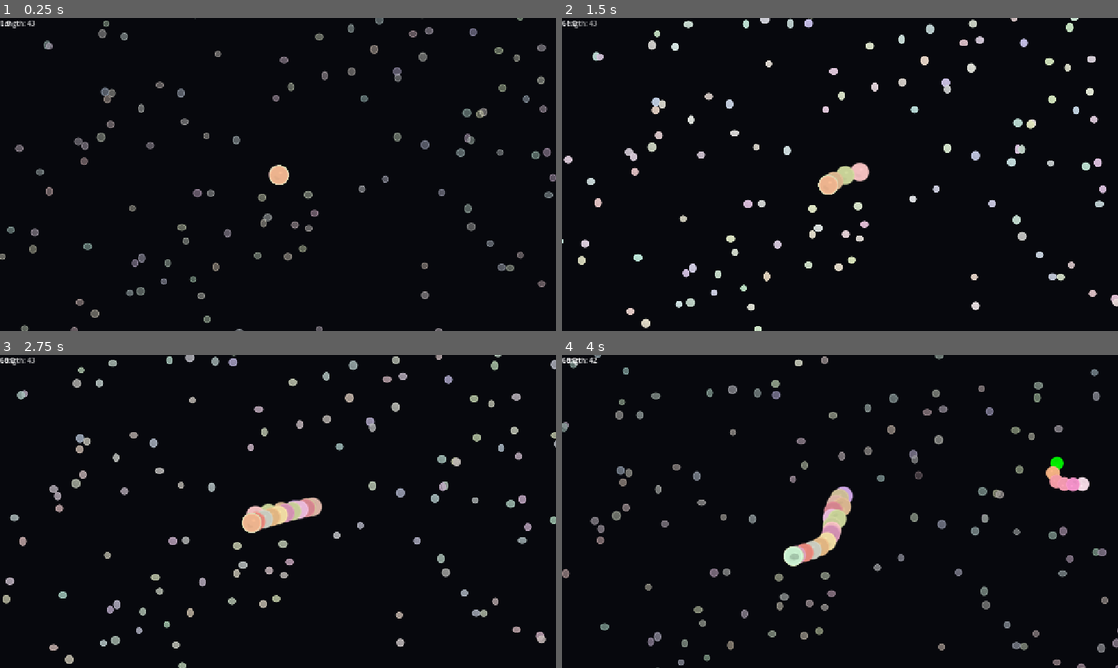
Above: before the commit, frames 1-4 (two rows, left to right).
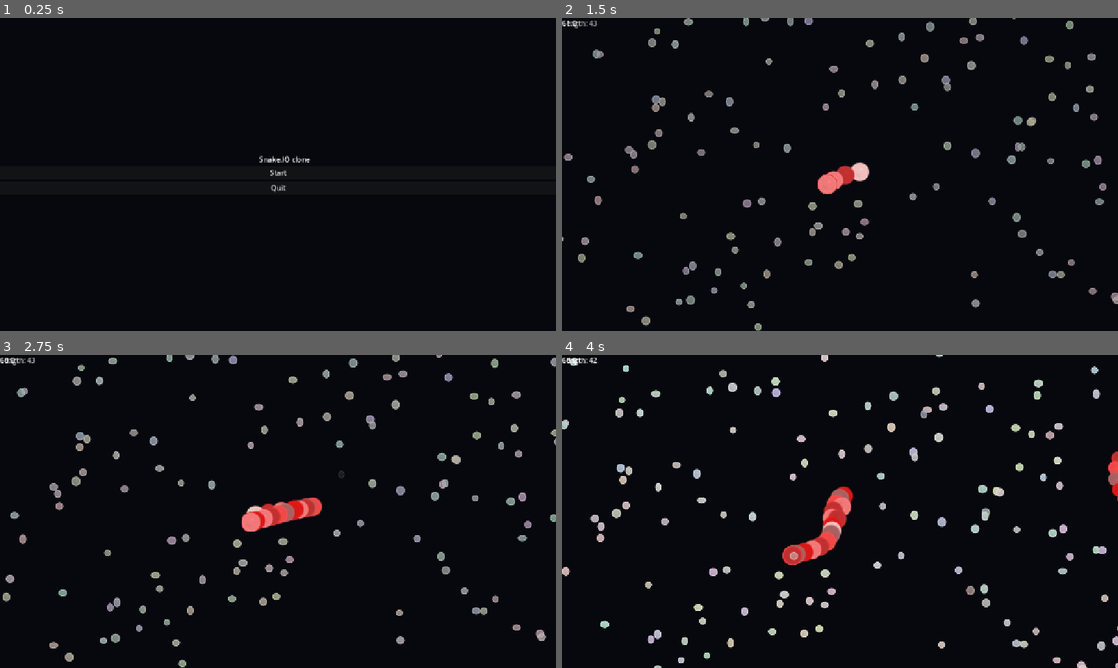
Above: after the commit, the same moments.

Repository: NotDomino/snake.io-clone
Game: Godot game, scene res://menu.tscn
The game is run twice, just before and just after one commit, with the same random seed, the same clock (stepped at 60 frames per second) and the same inputs. Before the commit the project starts from res://main.tscn.
Inputs (mouse positions are in pixels of both pictures, inside the frame that each line leads up to):
- Up to frame 1 (0.25 s): no input
- Up to frame 2 (1.5 s): click (840, 171) at 0.5 s, where only the run after the commit has a clickable "Start"; move the mouse to (962, 158) at 1.27 s; click (962, 158) at 1.42 s
- Up to frame 3 (2.75 s): move the mouse to (166, 527) at 2.02 s; click (166, 527) at 2.17 s
- Up to frame 4 (4 s): move the mouse to (895, 442) at 2.77 s; click (895, 442) at 2.92 s; move the mouse to (812, 574) at 3.52 s; click (812, 574) at 3.67 s

The runs differ from the first frame. In frame 1, 3.5% of the frame differs, in the area x 0-100%, y 0-100%; in frame 2, 4.9%; in frame 3, 4.2%; in frame 4, 6.4%.

Commit message:
Combined some stuff

Diff:
--- a/enemy.gd
+++ /dev/null
@@ -1,162 +0,0 @@
-extends Area2D
-
-signal died  # For future game over handling
-
-@export var segment_scene: PackedScene  # Assign body_segment.tscn in Inspector
-
-var parent: Node  # Cache for add_segment perf
-var body_segments = []  # Array for tail nodes later
-
-var points: int = 0  # Total eaten; drives scale/growth
-var next_growth_cost: int = 1  # Starts low; increases per segment
-var growth_multiplier: float = 1.2  # Exponent base; tweak for balance (1.1-1.5)
-
-var speed = 300  # Pixels per second, optimized for smooth web perf
-var base_speed = speed
-var boost_speed = 450
-var is_boosting = false
-var drain_rate: float = 5.0  # Segments/points per sec; tweak for balance (web-opt float accum vs int ticks)
-var drain_accum: float = 0.0  # Delta-based for smooth web frames
-
-var direction = Vector2.RIGHT
-var segment_size = 16
-var next_direction = direction
-var follow_speed: float = speed / segment_size
-var ai_timer: Timer
-var target_pos: Vector2 = position
-var wander_angle: float = 0.0
-var is_dying: bool = false  # Flag avoids double-die signals on mutual head-head
-
-
-
-func _ready() -> void:
-	parent = get_parent()
-	ai_timer = Timer.new()
-	ai_timer.wait_time = 0.2
-	ai_timer.autostart = true
-	ai_timer.timeout.connect(_update_ai_target)
-	add_child(ai_timer)
-	add_to_group("SnakeHead")
-	add_to_group("Enemy")  # Optional for other logic
-	for seg in body_segments:
-		seg.add_to_group("SnakeBody")
-		seg.add_to_group("EnemyBody")  # If needed separately
-	area_entered.connect(_on_area_entered)
-	area_exited.connect(_on_area_exited)
-
-
-func _physics_process(delta):
-	var target_dir = (target_pos - position).normalized()
-	if target_dir != Vector2.ZERO:
-		next_direction = target_dir.lerp(direction, 0.1)  # Smooth turn for natural AI feel; web-vec opt
-	direction = next_direction
-
-	if position.distance_to(target_pos) < 200 and randf() < 0.05 * delta: speed = boost_speed
-	else: speed = base_speed  # Rare near-food dashes for playful aggression
-
-	if is_boosting:
-		drain_accum += drain_rate * delta
-		while drain_accum >= 1.0:  # Batch drain if laggy frames; opt for rare instantiate
-			var lost_seg = body_segments.pop_back()
-			var spawn_pos = lost_seg.position if lost_seg else position  # Tail-safe
-			lost_seg.queue_free()
-			drain_accum -= 1.0
-			spawn_trail_food(spawn_pos, 1)  # Value matches loss; define below
-
-	rotation = direction.angle()  # Head faces movement
-	position += direction * speed * delta
-	update_body_segments(delta) # Makes body segments follow
-
-
-func spawn_trail_food(pos: Vector2, value: int):
-	var food = parent.food_scene.instantiate()  # Reuse main's @export; low-instantiate rate
-	food.position = pos
-	food.food_value = value
-	food.scale *= 0.7  # Smaller trail dots for visual cue; web-light scale
-	parent.add_child(food)
-
-
-func update_body_segments(delta):
-	var prev_pos = position
-	var prev_dir = direction
-	for seg in body_segments:
-		var target_dir = (prev_pos - seg.position).normalized()
-		if target_dir != Vector2.ZERO:
-			seg.rotation = target_dir.angle()  # Rotate to face movement for curved worm look
-		var distance = seg.position.distance_to(prev_pos)
-		if distance > segment_size:
-			seg.position = seg.position.lerp(prev_pos - target_dir * segment_size, follow_speed * delta)
-
-		prev_pos = seg.position
-		prev_dir = target_dir
-
-
-func add_segment():
-	var new_seg = segment_scene.instantiate()
-	if body_segments.is_empty():
-		new_seg.position = position
-	else:
-		new_seg.position = body_segments.back().position
-
-	new_seg.snake = self
-	new_seg.add_to_group("SnakeBody")
-
-	body_segments.append(new_seg)
-	var new_scale = 1.0 + (body_segments.size() * 0.01)  # Linear girth; caps ~2x at 100 length, tweak 0.005-0.02
-	modulate = Color(1, 1 - (body_segments.size() * 0.005), 1 - (body_segments.size() * 0.005))  # Reddens as grows for 'heated' playful menace, zero-cost tint ramp
-	scale = Vector2(new_scale, new_scale)
-	for seg in body_segments:
-		seg.scale = Vector2(new_scale, new_scale)
-	new_seg.modulate = Color(1, randf_range(0.5,1), randf_range(0.5,1))  # Pastel hues
-	parent.add_child(new_seg)
-	var eat_tween = create_tween()
-	eat_tween.tween_property(self, "scale", Vector2(1.2, 1.2), 0.1)
-	eat_tween.tween_property(self, "scale", Vector2(1.0, 1.0), 0.1)
-
-
-
-func _on_area_entered(area: Area2D):
-	if is_dying: return
-	if area.is_in_group("SnakeBody") and area.snake != self:
-		is_dying = true
-		died.emit()
-		var burst_tween = create_tween(); for seg in body_segments:
-			burst_tween.parallel().tween_property(seg, "modulate:a", 0, 0.3);
-			burst_tween.parallel().tween_property(seg, "scale", Vector2(1.5,1.5), 0.3)  # Playful fade-pop anim before free, low-cost parallel
-	elif area.is_in_group("SnakeHead") and area != self:
-		is_dying = true
-		died.emit()
-		area.died.emit()  # Mutual; flag prevents chain loops
-		var burst_tween = create_tween(); for seg in body_segments:
-			burst_tween.parallel().tween_property(seg, "modulate:a", 0, 0.3);
-			burst_tween.parallel().tween_property(seg, "scale", Vector2(1.5,1.5), 0.3)  # Playful fade-pop anim before free, low-cost parallel
-	if area.is_in_group("Food"):
-		area.queue_free()
-		get_parent().foods.erase(area)  # Cache remove; fast array
-		points += area.food_value
-		while points >= next_growth_cost:
-			add_segment()
-			points -= next_growth_cost
-			next_growth_cost = int(next_growth_cost * growth_multiplier) + 1  # Min +1 avoids stall; web-int math fast
-
-
-func _on_area_exited(area: Area2D):
-	if area.name == "ArenaBoundary":
-		died.emit()
-		queue_free()  # Temp; add particle burst later for playful death
-
-
-func _update_ai_target():
-	var foods = get_parent().foods  # Cache access; fast
-	if foods.is_empty():
-		wander_angle += randf_range(-PI/4, PI/4)
-		target_pos = position + direction * 100 + Vector2(cos(wander_angle), sin(wander_angle)) * 50
-	else:
-		var nearest_food = foods[0]
-		var min_dist_sq = position.distance_squared_to(nearest_food.position)
-		for food in foods.slice(1):
-			var dist_sq = position.distance_squared_to(food.position)
-			if dist_sq < min_dist_sq:
-				min_dist_sq = dist_sq
-				nearest_food = food
-		target_pos = nearest_food.position
--- a/enemy.tscn
+++ b/enemy.tscn
@@ -1,7 +1,6 @@
-[gd_scene load_steps=6 format=3 uid="uid://d4jadokw86g2p"]
+[gd_scene load_steps=5 format=3 uid="uid://d4jadokw86g2p"]
 
-[ext_resource type="Script" uid="uid://b8jxnhiliuqk0" path="res://enemy.gd" id="1_qi2p4"]
-[ext_resource type="PackedScene" uid="uid://pejy3klv2ash" path="res://body_segment.tscn" id="2_epg4t"]
+[ext_resource type="Script" uid="uid://b8jxnhiliuqk0" path="res://enemy_snake.gd" id="1_qi2p4"]
 [ext_resource type="Texture2D" uid="uid://cvvx6ow7gy8jd" path="res://white_circle_ring.png" id="3_3yqyl"]
 [ext_resource type="Texture2D" uid="uid://bdktmrdsr8juy" path="res://white_inner_circle.png" id="4_wujgv"]
 
@@ -12,7 +11,6 @@
 y_sort_enabled = true
 collision_layer = 2
 script = ExtResource("1_qi2p4")
-segment_scene = ExtResource("2_epg4t")
 
 [node name="CollisionShape2D" type="CollisionShape2D" parent="."]
 shape = SubResource("CircleShape2D_4c57u")
--- /dev/null
+++ b/enemy_snake.gd
@@ -0,0 +1,42 @@
+extends Snake
+
+var ai_timer: Timer
+var target_pos: Vector2 = position
+var wander_angle: float = 0.0
+
+
+func _ready() -> void:
+	super._ready()
+	ai_timer = Timer.new()
+	ai_timer.wait_time = 0.2
+	ai_timer.autostart = true
+	ai_timer.timeout.connect(_update_ai_target)
+	add_child(ai_timer)
+	add_to_group("Enemy")  # Optional
+
+
+func _physics_process(delta):
+	var target_dir = (target_pos - position).normalized()
+	if target_dir != Vector2.ZERO:
+		next_direction = target_dir.lerp(direction, 0.1)
+	if position.distance_to(target_pos) < 200 and randf() < 0.05 * delta:
+		speed = boost_speed
+	else:
+		speed = base_speed
+	super._physics_process(delta)
+
+
+func _update_ai_target():
+	var foods = get_parent().foods
+	if foods.is_empty():
+		wander_angle += randf_range(-PI/4, PI/4)
+		target_pos = position + direction * 100 + Vector2(cos(wander_angle), sin(wander_angle)) * 50
+	else:
+		var nearest_food = foods[0]
+		var min_dist_sq = position.distance_squared_to(nearest_food.position)
+		for food in foods.slice(1):
+			var dist_sq = position.distance_squared_to(food.position)
+			if dist_sq < min_dist_sq:
+				min_dist_sq = dist_sq
+				nearest_food = food
+		target_pos = nearest_food.position
--- a/food.gd
+++ b/food.gd
@@ -3,6 +3,8 @@
 
 @onready var white_inner_circle: Sprite2D = $WhiteInnerCircle
 @onready var white_circle_ring: Sprite2D = $WhiteCircleRing
+
+
 
 var initial_pos: Vector2
 var wiggle_phase: float = randf() * TAU  # Random start per food for desync variety
--- a/main.gd
+++ b/main.gd
@@ -14,6 +14,9 @@
 
 var target_food_density: int = 1  # Per 100x100 area; tweak for playful scatter without web node overload (aim <500 total)
 var center_bonus: float = 3.0  # Max density multiplier at exact center; tweak 2-5 for balance
+
+
+
 
 
 func _ready():
@@ -76,6 +79,7 @@
 	var angle = randf() * TAU
 	var dist = sqrt(randf()) * arena_radius * 0.8
 	enemy.position = arena_center + Vector2(cos(angle), sin(angle)) * dist
+	enemy.skin_hue_offset = randi_range(0, enemy.skin_colors.size() - 1)  # Per-bot shift for varied rainbow starts;
 	enemy.visible = true
 	enemy.process_mode = Node.PROCESS_MODE_INHERIT
 	enemy.area_entered.connect(_on_enemy_collision.bind(enemy))
--- /dev/null
+++ b/player_snake.gd
@@ -0,0 +1,10 @@
+extends Snake
+
+func _physics_process(delta):
+	var mouse_pos = get_global_mouse_position()
+	var target_dir = (mouse_pos - position).normalized()
+	if target_dir != Vector2.ZERO:
+		next_direction = target_dir
+	is_boosting = Input.is_mouse_button_pressed(MOUSE_BUTTON_LEFT) and body_segments.size() > 0
+	speed = boost_speed if is_boosting else base_speed
+	super._physics_process(delta)
--- a/project.godot
+++ b/project.godot
@@ -11,7 +11,7 @@
 [application]
 
 config/name="snake.io clone"
-run/main_scene="uid://ukyxuh8tegn"
+run/main_scene="uid://dwmi0fhdgqkf2"
 config/features=PackedStringArray("4.4", "GL Compatibility")
 config/icon="res://icon.svg"
 
--- a/snake_head.gd
+++ b/snake.gd
@@ -1,69 +1,57 @@
+class_name Snake
 extends Area2D
 
 signal died  # For future game over handling
-
-@export var segment_scene: PackedScene  # Assign body_segment.tscn in Inspector
-
-var snake: Node = null  # Owner ref for collision checks; web-light null check
 var parent: Node  # Cache for add_segment perf
 var body_segments = []  # Array for tail nodes later
-
 var points: int = 0  # Total eaten; drives scale/growth
 var next_growth_cost: int = 1  # Starts low; increases per segment
 var growth_multiplier: float = 1.2  # Exponent base; tweak for balance (1.1-1.5)
-
 var speed = 300  # Pixels per second, optimized for smooth web perf
 var base_speed = speed
 var boost_speed = 450
 var is_boosting = false
 var drain_rate: float = 5.0  # Segments/points per sec; tweak for balance (web-opt float accum vs int ticks)
 var drain_accum: float = 0.0  # Delta-based for smooth web frames
-
 var direction = Vector2.RIGHT
 var segment_size = 16
 var next_direction = direction
 var follow_speed: float = speed / segment_size
-
 var is_dying: bool = false  # Avoids double-die on mutual hits
 
+var skin_colors: Array[Color] = [
+	Color(1.0, 0.3, 0.3), Color(0.8, 0.2, 0.2), Color(1.0, 0.5, 0.5),
+	Color(0.9, 0.1, 0.1), Color(0.7, 0.4, 0.4)
+]
+
+var skin_hue_offset: int = 0  # Per-snake shift for varied rainbow starts; zero-cost int
 
 func _ready() -> void:
 	parent = get_parent()
+	add_to_group("SnakeHead")
 	area_entered.connect(_on_area_entered)
 	area_exited.connect(_on_area_exited)
 
-
 func _physics_process(delta):
-	var mouse_pos = get_global_mouse_position()
-	var target_dir = (mouse_pos - position).normalized()
-	if target_dir != Vector2.ZERO:
-		next_direction = target_dir
 	direction = next_direction
-
-	is_boosting = Input.is_mouse_button_pressed(MOUSE_BUTTON_LEFT) and body_segments.size() > 0
-	speed = boost_speed if is_boosting else base_speed
-
 	if is_boosting:
 		drain_accum += drain_rate * delta
-		while drain_accum >= 1.0:  # Batch drain if laggy frames; opt for rare instantiate
+		while drain_accum >= 1.0:
 			var lost_seg = body_segments.pop_back()
-			var spawn_pos = lost_seg.position if lost_seg else position  # Tail-safe
+			var spawn_pos = lost_seg.position if lost_seg else position
 			lost_seg.queue_free()
 			drain_accum -= 1.0
-			spawn_trail_food(spawn_pos, 1)  # Value matches loss; define below
-
+			spawn_trail_food(spawn_pos, 1)
 	rotation = direction.angle()  # Head faces movement
 	position += direction * speed * delta
-	update_body_segments(delta) # Makes body segments follow
-
+	update_body_segments(delta)
 
 func spawn_trail_food(pos: Vector2, value: int):
-	var food = parent.food_scene.instantiate()  # Reuse main's @export; low-instantiate rate
+	var food = parent.food_scene.instantiate()
 	food.position = pos
 	food.food_value = value
-	food.scale *= 0.7  # Smaller trail dots for visual cue; web-light scale
+	food.scale *= 0.7
 	parent.add_child(food)
-
 
 func update_body_segments(delta):
 	var prev_pos = position
@@ -71,37 +59,31 @@
 	for seg in body_segments:
 		var target_dir = (prev_pos - seg.position).normalized()
 		if target_dir != Vector2.ZERO:
-			seg.rotation = target_dir.angle()  # Rotate to face movement for curved worm look
+			seg.rotation = target_dir.angle()
 		var distance = seg.position.distance_to(prev_pos)
 		if distance > segment_size:
-			seg.position = seg.position.lerp(prev_pos - target_dir * segment_size, follow_speed * delta)  # Offset maintains spacing; smoother web convergence
-
+			seg.position = seg.position.lerp(prev_pos - target_dir * segment_size, follow_speed * delta)
 		prev_pos = seg.position
 		prev_dir = target_dir
 
-
 func add_segment():
-	var new_seg = segment_scene.instantiate()
-	if body_segments.is_empty():
-		new_seg.position = position
-	else:
-		new_seg.position = body_segments.back().position
-
+	var new_seg = Global.BODY_SEGMENT.instantiate()
+	new_seg.position = body_segments.back().position if body_segments else position
+	new_seg.snake = self
+	new_seg.add_to_group("SnakeBody")
 	body_segments.append(new_seg)
-	new_seg.snake = self
-	var new_scale = 1.0 + (body_segments.size() * 0.01)  # Linear girth; caps ~2x at 100 length, tweak 0.005-0.02
-	# Reddens as grows for 'heated' playful menace, zero-cost tint ramp
+	var new_scale = 1.0 + (body_segments.size() * 0.01)
 	modulate = Color(1, 1 - (body_segments.size() * 0.005), 1 - (body_segments.size() * 0.005))
 	scale = Vector2(new_scale, new_scale)
 	for seg in body_segments:
 		seg.scale = Vector2(new_scale, new_scale)
-	new_seg.modulate = Color(randf_range(0.8, 1), randf_range(0.5,1), randf_range(0.5,1))  # Pastel hues
-	parent.call_deferred("add_child", new_seg)  # Defer for flush safety; minimal web delay
-	#var eat_tween = create_tween()
-	#eat_tween.tween_property(self, "scale", Vector2(1.2, 1.2), 0.1)
-	#eat_tween.tween_property(self, "scale", Vector2(1.0, 1.0), 0.1)
-
-
+	var color_index = (body_segments.size() + skin_hue_offset) % skin_colors.size()
+	new_seg.modulate = skin_colors[color_index]
+	parent.call_deferred("add_child", new_seg)
+	var current_scale = scale
+	var eat_tween = create_tween()
+	eat_tween.tween_property(self, "scale", current_scale * 1.2, 0.1)
+	eat_tween.tween_property(self, "scale", current_scale, 0.1)
 
 func _on_area_entered(area: Area2D):
 	if is_dying: return
@@ -111,17 +93,18 @@
 	elif area.is_in_group("SnakeHead") and area != self:
 		is_dying = true
 		died.emit()
-		area.died.emit()  # Mutual kill; flag prevents loops
-		var kill_fx = create_tween(); kill_fx.tween_property(self, "modulate", Color(1,0.5,0.5), 0.1);
-		kill_fx.tween_property(self, "modulate", Color(1,1,1), 0.1)  # Red flash on kill for playful feedback, zero extra nodes
+		area.died.emit()
+		var kill_fx = create_tween()
+		kill_fx.tween_property(self, "modulate", Color(1,0.5,0.5), 0.1)
+		kill_fx.tween_property(self, "modulate", Color(1,1,1), 0.1)
 	if area.is_in_group("Food"):
 		area.call_deferred("queue_free")
+		get_parent().foods.erase(area)
 		points += area.food_value
 		while points >= next_growth_cost:
 			add_segment()
 			points -= next_growth_cost
 			next_growth_cost = int(next_growth_cost * growth_multiplier) + 1
-
 
 func _on_area_exited(area: Area2D):
 	if area.name == "ArenaBoundary" and not is_dying:
@@ -130,4 +113,4 @@
 		for seg in body_segments:
 			burst_tween.parallel().tween_property(seg, "modulate:a", 0, 0.3)
 			burst_tween.parallel().tween_property(seg, "scale", Vector2(1.5,1.5), 0.3)
-		burst_tween.tween_callback(died.emit)  # Signal after anim; web-delay free for visual pop
+		burst_tween.tween_callback(died.emit)
--- a/snake_head.tscn
+++ b/snake_head.tscn
@@ -1,7 +1,6 @@
-[gd_scene load_steps=6 format=3 uid="uid://dtcs2fonkf2iq"]
+[gd_scene load_steps=5 format=3 uid="uid://dtcs2fonkf2iq"]
 
-[ext_resource type="Script" uid="uid://cyrgxn1ka178m" path="res://snake_head.gd" id="1_numk7"]
-[ext_resource type="PackedScene" uid="uid://pejy3klv2ash" path="res://body_segment.tscn" id="2_q74ag"]
+[ext_resource type="Script" uid="uid://dgyjjvgxa6oek" path="res://player_snake.gd" id="1_idn06"]
 [ext_resource type="Texture2D" uid="uid://cvvx6ow7gy8jd" path="res://white_circle_ring.png" id="3_uc0p3"]
 [ext_resource type="Texture2D" uid="uid://bdktmrdsr8juy" path="res://white_inner_circle.png" id="4_kormv"]
 
@@ -11,8 +10,7 @@
 [node name="SnakeHead" type="Area2D"]
 y_sort_enabled = true
 collision_layer = 2
-script = ExtResource("1_numk7")
-segment_scene = ExtResource("2_q74ag")
+script = ExtResource("1_idn06")
 
 [node name="CollisionShape2D" type="CollisionShape2D" parent="."]
 shape = SubResource("CircleShape2D_4c57u")
Renamed: enemy.gd.uid -> enemy_snake.gd.uid
Not shown, added: player_snake.gd.uid
Not shown, added: snake.gd.uid
Not shown, removed: snake_head.gd.uid
